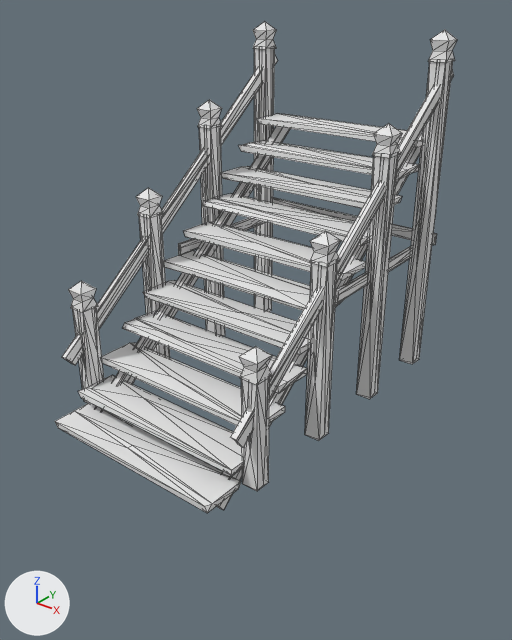
Two versions of the FBX model WinAPI_2504/Resources/MedievalConstructions/Game/LowPolyMedievalConstructions/Meshes/SM_Stair.FBX, one commit apart.
Before and after are seen from a camera (50 mm lens) standing at (6.62, -8.85, 6.32) and looking at (0.06, -0.65, 1.24). The axes (+X, +Y, +Z) are drawn at lower left. The lights are the same throughout. Mesh edges are drawn as thin lines. Objects named as collision shapes, trigger or cutter boxes, shadow casters or lower levels of detail are left out. Where no turn or scale is listed for an object, it has been applied to the vertices.

Names of what the first picture shows: 'SM_Stair'.
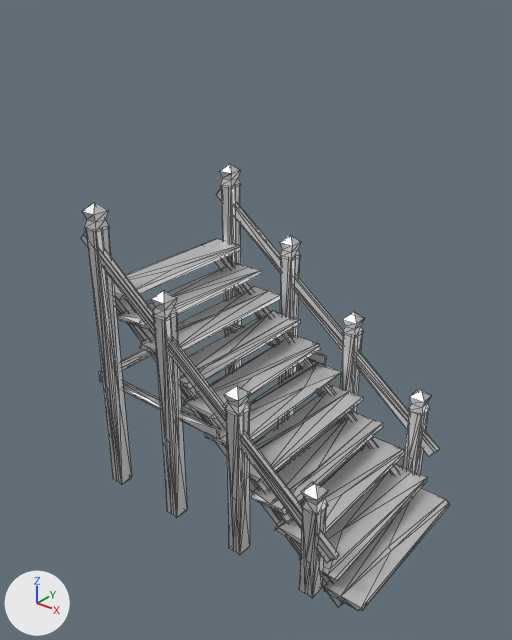
Where the newer file only moved an object's origin or applied its transform, the numbers keep the older frame.

What differs and where, as boxes (x1, y1, x2, y2) in the pictures (512 x 640 px):
'SM_Stair', surface changed, mesh turned
    before: (55, 21, 457, 513)
    after: (81, 164, 449, 611)

Diff of the bpy script that builds the scene:
```diff
--- a/WinAPI_2504/Resources/MedievalConstructions/Game/LowPolyMedievalConstructions/Meshes/SM_Stair.FBX.py
+++ b/WinAPI_2504/Resources/MedievalConstructions/Game/LowPolyMedievalConstructions/Meshes/SM_Stair.FBX.py
@@ mat_m_texture_atlas @@
 mat_m_texture_atlas.roughness = 0.553
+mat_m_texture_atlas.metallic = 1.0
@@ me_sm_stair @@
 me_sm_stair.from_pydata(...)  # 593 vertices, 962 faces; spans x -1.86..1.86, y -3.58..2.25, z -0.4..5.6
 # used by ob_sm_stair; location = (0.0, 0.0, 0.0)
+# me_sm_stair part 1: the whole mesh is turned 90 degrees about the z axis through its middle, then moved by (0.0, 0.67, -2.6)
 me_sm_stair.materials.append(mat_m_texture_atlas)
```
